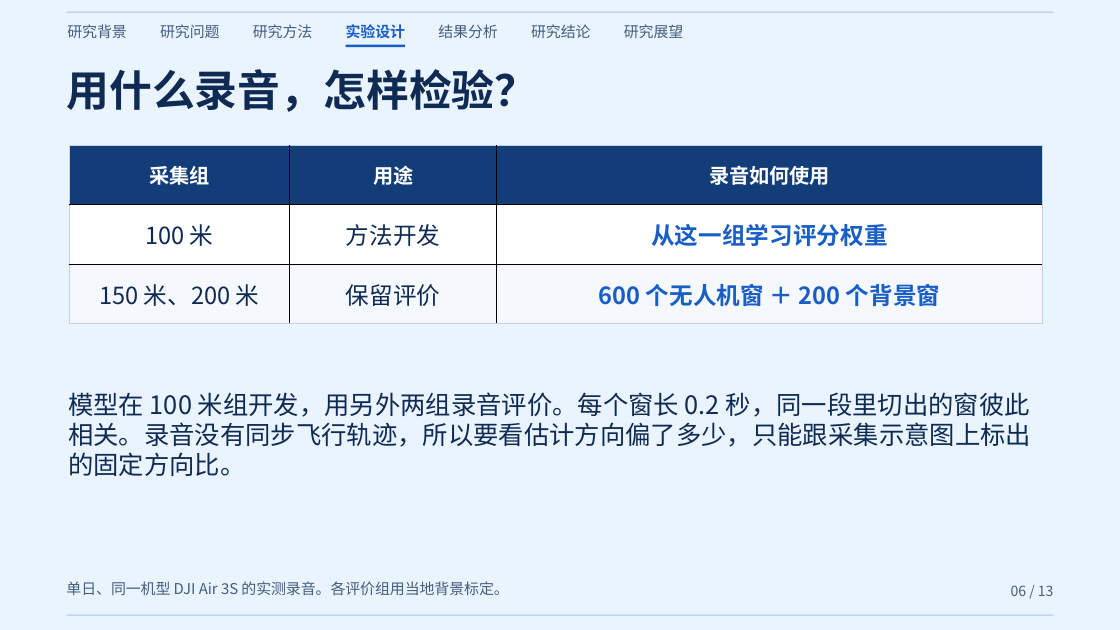
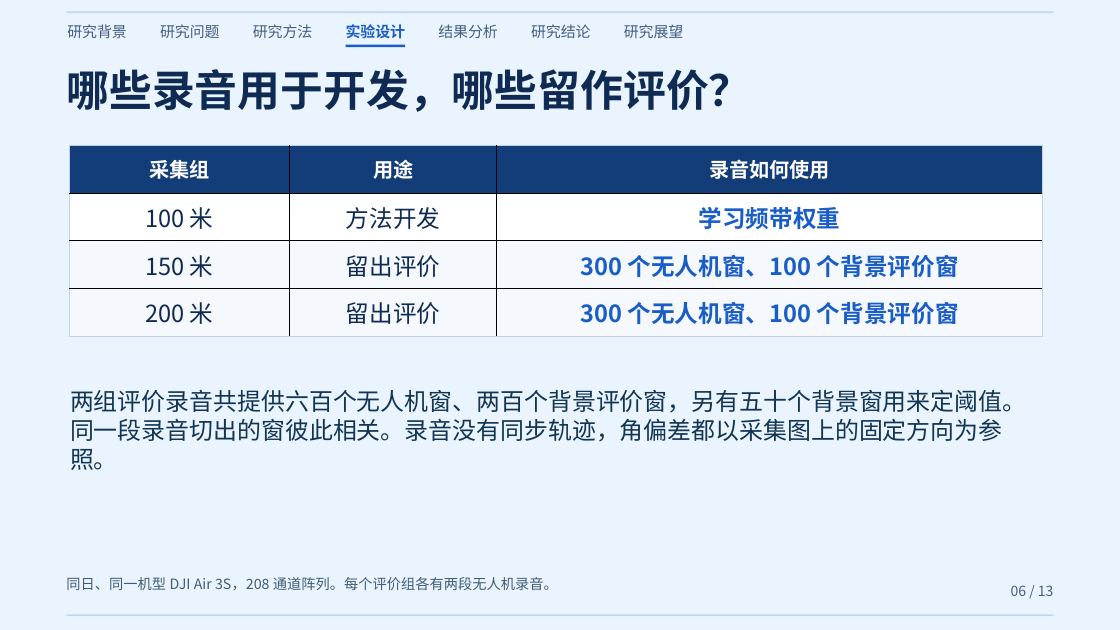
Before and after one commit to coffeeeeffoc/uav-acoustic-detection-localization, a slide deck: slide 6 of paper/公开演讲/02 照读版.pptx. Drawn at 1120x630 pixels with LibreOffice and Linux fonts; fonts in the diff are those of the drawing. Boxes give left, top, right and bottom in pixels: in the first picture for what was removed or moved away, otherwise in the second. Text is boxed around its words. In the diff, an @@ line names an element or a change of style, - is before the commit and + after.

Commit message:
完善公开演讲动画，新增突出方法贡献与基线对比的研究汇报版

```diff
--- a/paper/公开演讲/02 照读版.pptx
+++ b/paper/公开演讲/02 照读版.pptx
@@ text at (67,69,752,112): text changed @@
-用什么录音，怎样检验？
+哪些录音用于开发，哪些留作评价？
@@ table at (69,145,1042,337) @@
-row 2: 100 米 | 方法开发 | 从这一组学习评分权重
-row 3: 150 米、200 米 | 保留评价 | 600 个无人机窗 ＋ 200 个背景窗
+row 2: 100 米 | 方法开发 | 学习频带权重
+row 3: 150 米 | 留出评价 | 300 个无人机窗、100 个背景评价窗
+row 4: 200 米 | 留出评价 | 300 个无人机窗、100 个背景评价窗
@@ text at (70,390,1026,470): text changed; size 21.8 to 20.5 pt; text colour #102B53 to #123553 @@
-模型在 100 米组开发，用另外两组录音评价。每个窗长 0.2 秒，同一段里切出的窗彼此相关。录音没有同步飞行轨迹，所以要看估计方向偏了多少，只能跟采集示意图上标出的固定方向比。
+两组评价录音共提供六百个无人机窗、两百个背景评价窗，另有五十个背景窗用来定阈值。同一段录音切出的窗彼此相关。录音没有同步轨迹，角偏差都以采集图上的固定方向为参照。
@@ text at (66,577,558,590): text changed; size 12.8 to 12.2 pt; text colour #435E80 to #405D73 @@
-单日、同一机型 DJI Air 3S 的实测录音。各评价组用当地背景标定。
+同日、同一机型 DJI Air 3S，208 通道阵列。每个评价组各有两段无人机录音。
```
Also in this commit, not shown: 10 other slides changed, 6 other files.
